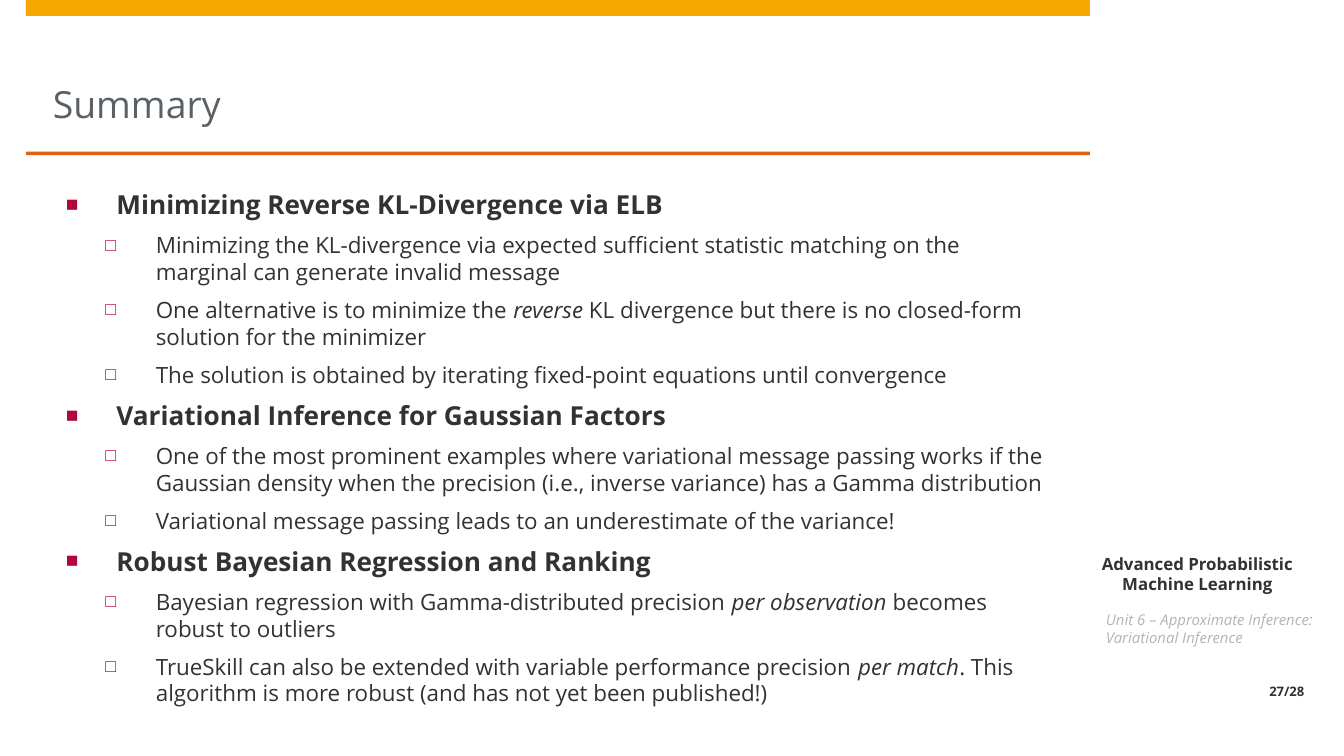
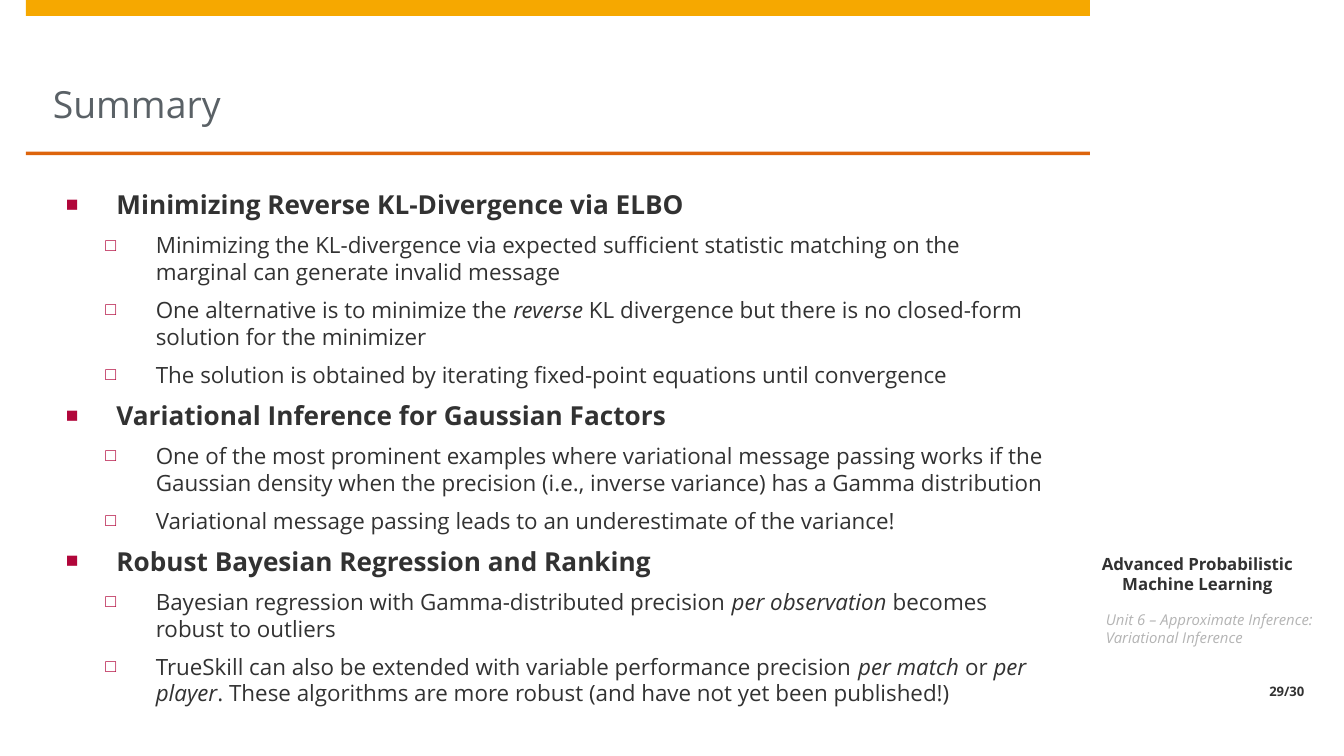
Before and after one commit to treyfel/pml-wise2025, a slide deck: slide 29 of unit6/Unit6 - Approximate Inference (Variational Inference).pptx (slide 27 before the commit). Drawn at 1344x756 pixels with LibreOffice and Linux fonts; fonts in the diff are those of the drawing; background and template pictures are left out. Boxes give left, top, right and bottom in pixels: in the first picture for what was removed or moved away, otherwise in the second. Text is boxed around its words. In the diff, an @@ line names an element or a change of style, - is before the commit and + after.

```diff
--- a/unit6/Unit6 - Approximate Inference (Variational Inference).pptx
+++ b/unit6/Unit6 - Approximate Inference (Variational Inference).pptx
@@ text at bbox=[116, 194, 684, 221]: text changed @@
-■ Minimizing Reverse KL-Divergence via ELB
+■ Minimizing Reverse KL-Divergence via ELBO
@@ text at bbox=[156, 658, 1027, 707]: text changed @@
-  □ TrueSkill can also be extended with variable performance precision per match. This algorithm is more robust (and has not yet been published!)
+  □ TrueSkill can also be extended with variable performance precision per match or per player. These algorithms are more robust (and have not yet been published!)
@@ page number at bbox=[1269, 686, 1304, 696]: text changed @@
-27/28
+29/30
```
Also in this commit, not shown: 11 other slides changed, 2 slides added, 1 other file.
